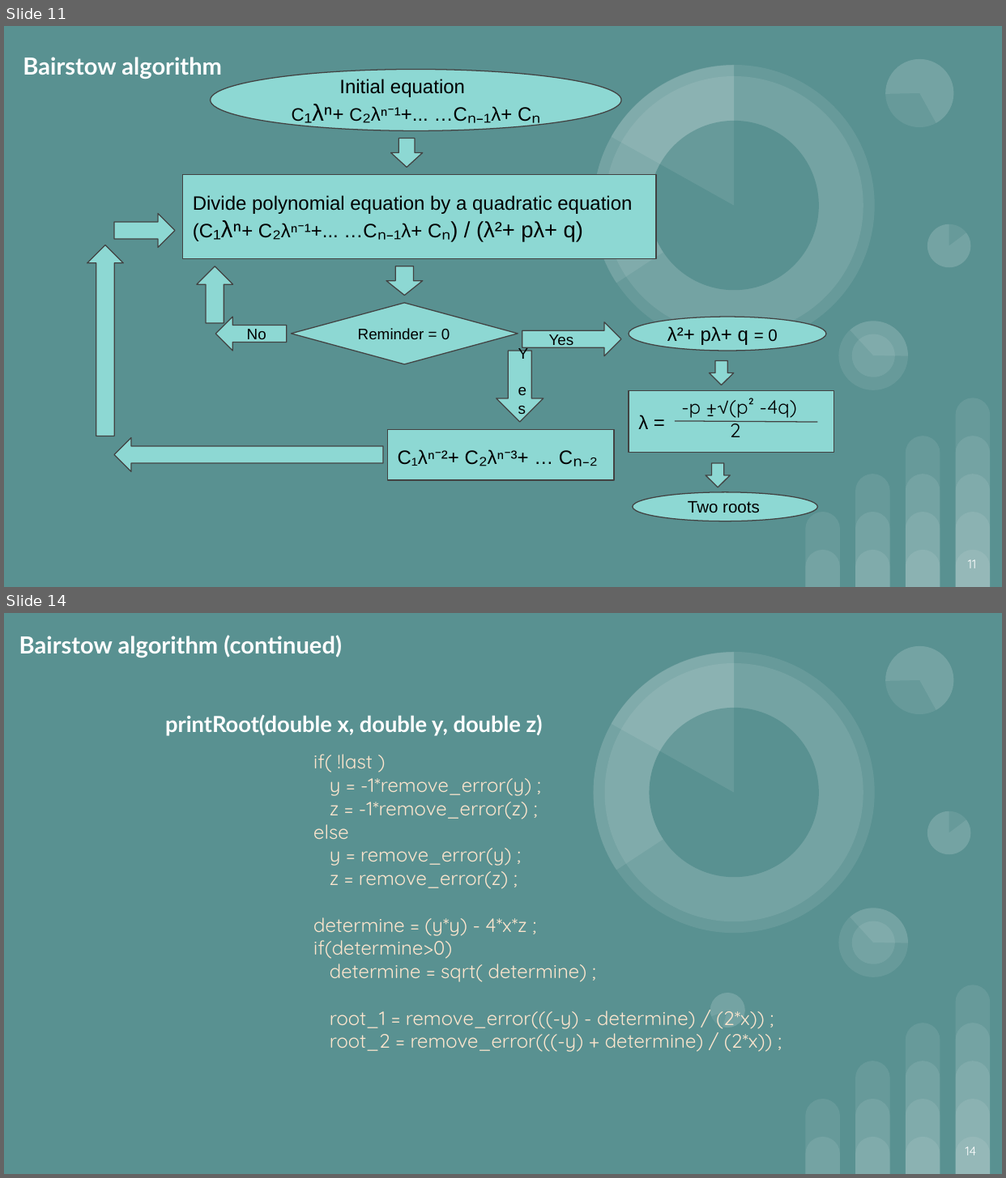
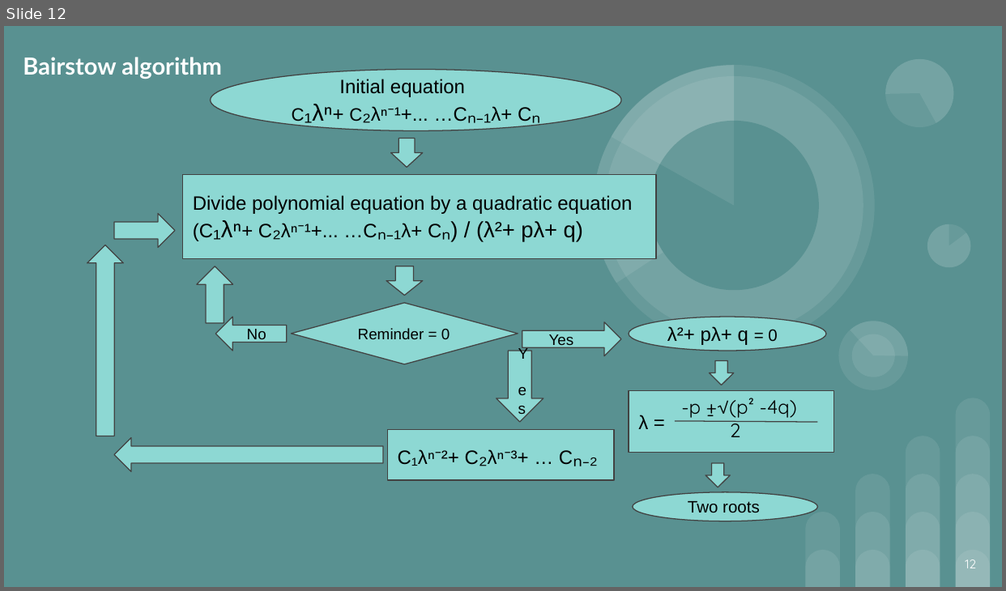
Before and after one commit to Juriez/SPL-1, a slide deck: Final Slide.pptx. Shown one above the other, each under a label of ours: slides 11 and 14 before the commit, slide 12 after it; the slides between them are not shown. The pictures are 1006x1178 and 1006x591 pixels, drawn with LibreOffice and Linux fonts; fonts in the diff are those of the drawing. Boxes give left, top, right and bottom in pixels: in the first picture for what was removed or moved away, otherwise in the second. Text is boxed around its words. In the diff, an @@ line names an element or a change of style, - is before the commit and + after.

```diff
--- a/Final Slide.pptx
+++ b/Final Slide.pptx
@@ slide 14 removed at [4, 613, 1002, 1174], background #599191; not listed: 26 template elements that a slide beside it also shows @@
@@ text removed at [19, 635, 342, 658] @@
-Bairstow algorithm (continued)
@@ title removed at [165, 715, 543, 736] @@
-printRoot(double x, double y, double z)
@@ subtitle removed at [313, 754, 773, 1052] @@
-if( !last )
-y = -1*remove_error(y) ;
-z = -1*remove_error(z) ;
-else
-y = remove_error(y) ;
-z = remove_error(z) ;
-determine = (y*y) - 4*x*z ;
-if(determine>0)
-determine = sqrt( determine) ;
-root_1 = remove_error(((-y) - determine) / (2*x)) ;
-root_2 = remove_error(((-y) + determine) / (2*x)) ;
@@ ellipse removed at [706, 989, 750, 1033] @@
@@ pie slice (boxed as its full ellipse) removed at [706, 989, 750, 1033] @@
@@ page number removed at [965, 1147, 977, 1156] @@
-14
@@ what was slide 11 is now slide 12 @@
@@ page number at [965, 560, 976, 569]: text changed @@
-11
+12
```
Also in this commit, not shown: 13 slides changed, 1 slide added, 3 other slides removed.
